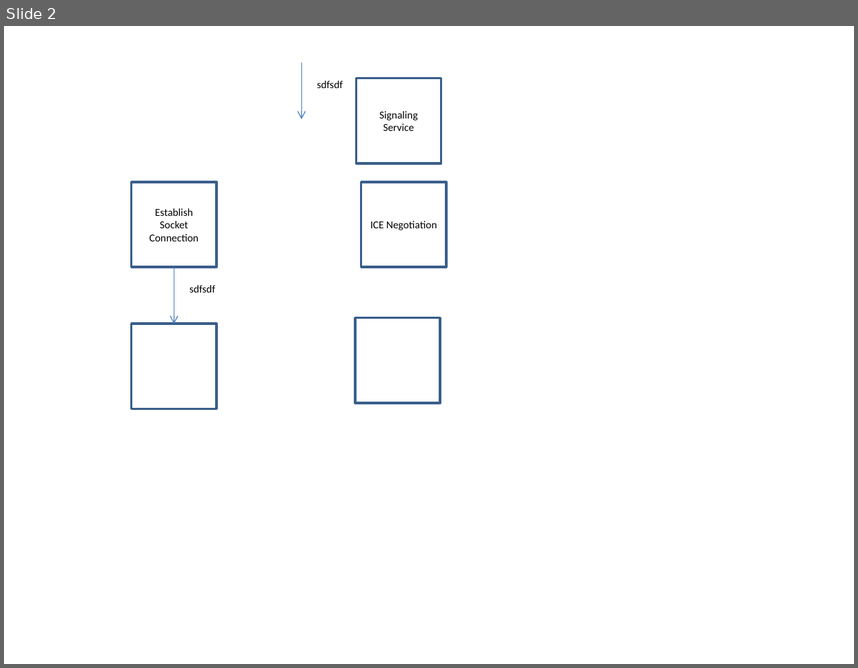
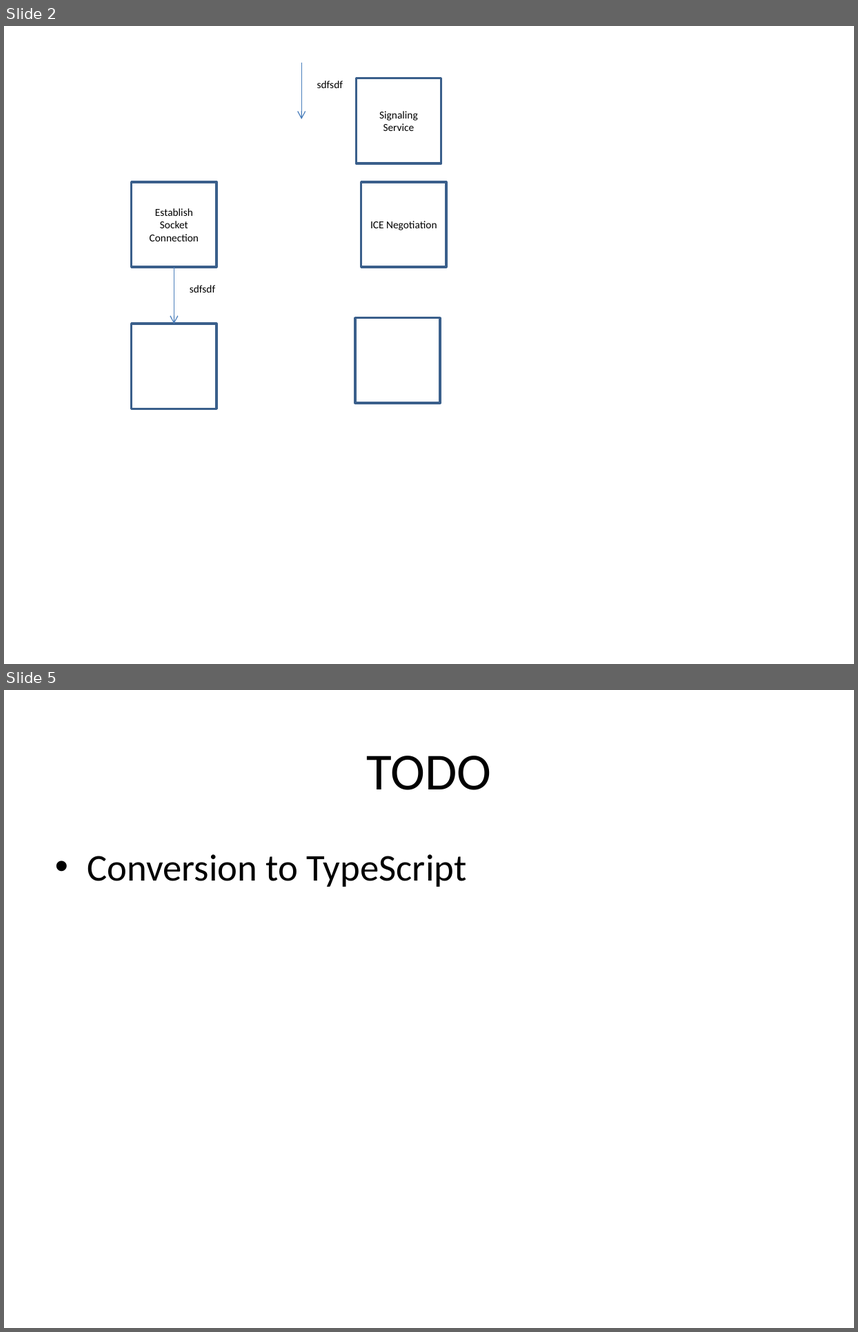
Before and after one commit to sorapk/peer-to-peer-chat, a slide deck: doc.pptx. Shown one above the other, each under a label of ours: slide 2 before the commit, slides 2 and 5 after it; the slides between them are not shown. The pictures are 858x668 and 858x1332 pixels, drawn with LibreOffice and Linux fonts; fonts in the diff are those of the drawing. Boxes give left, top, right and bottom in pixels: in the first picture for what was removed or moved away, otherwise in the second. Text is boxed around its words. In the diff, an @@ line names an element or a change of style, - is before the commit and + after.

```diff
--- a/doc.pptx
+++ b/doc.pptx
@@ slide 5 added at box(4, 690, 854, 1328), background #FFFFFF @@
@@ title added at box(367, 756, 492, 790), 44 pt, text #000000 @@
+TODO
@@ text added at box(87, 854, 467, 887), 32 pt, text #000000 @@
+• Conversion to TypeScript
```
Also in this commit, not shown: 1 other slide added, 1 other file.
